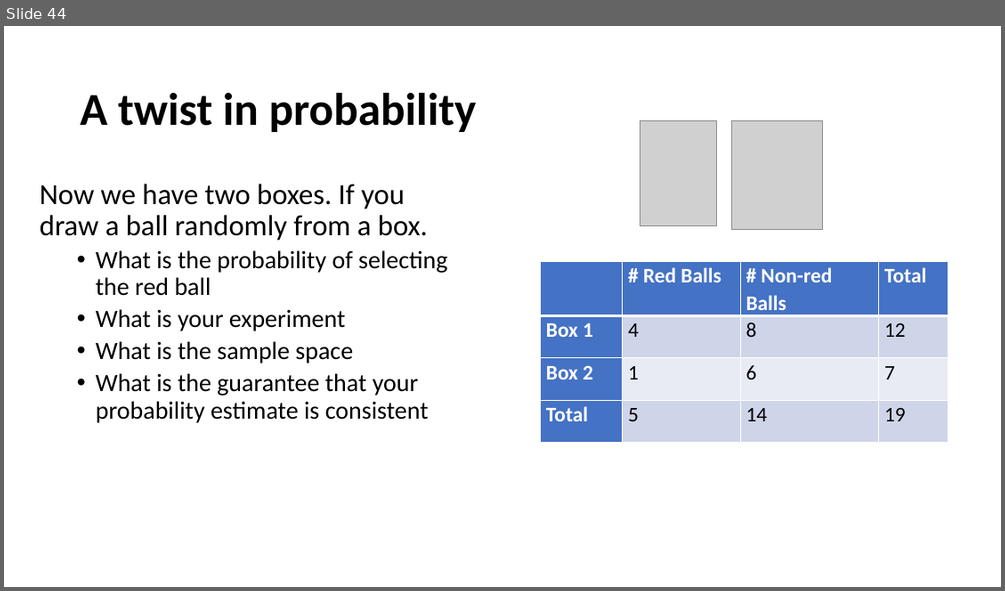
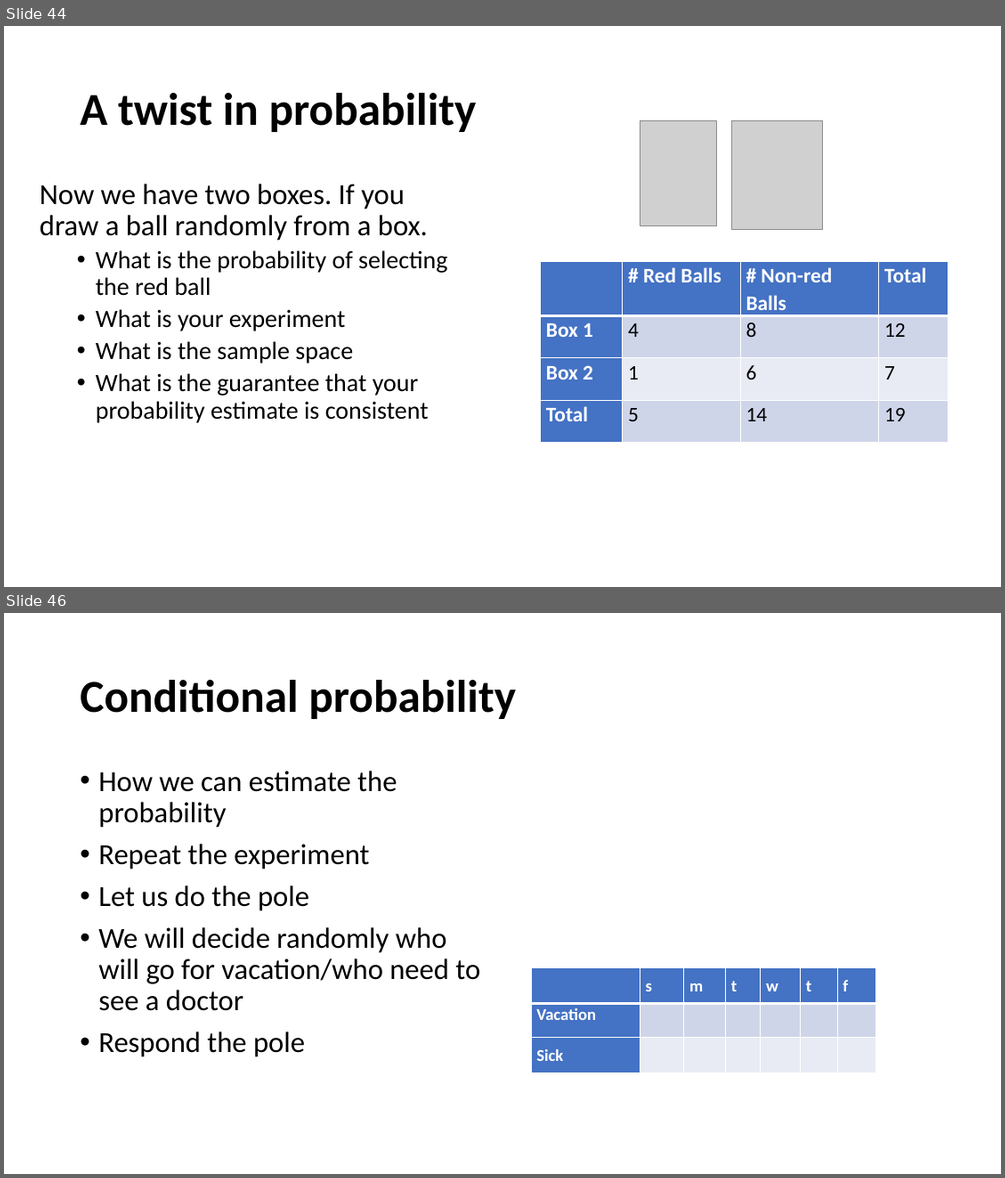
Before and after one commit to yushuf/TeamBeta, a slide deck: Presentation.pptx. Shown one above the other, each under a label of ours: slide 44 before the commit, slides 44 and 46 after it; the slides between them are not shown. The pictures are 1005x591 and 1005x1178 pixels, drawn with LibreOffice and Linux fonts; fonts in the diff are those of the drawing; grey boxes stand for pictures. Boxes give left, top, right and bottom in pixels: in the first picture for what was removed or moved away, otherwise in the second. Text is boxed around its words. In the diff, an @@ line names an element or a change of style, - is before the commit and + after.

```diff
--- a/Presentation.pptx
+++ b/Presentation.pptx
@@ slide 46 added at (4,613,1001,1174), background #FFFFFF @@
@@ title added at (80,680,516,719), 44 pt, text #000000, bold @@
+Conditional probability
@@ text added at (98,771,480,1057), 28 pt, text #000000 @@
+• How we can estimate the probability
+• Repeat the experiment
+• Let us do the pole
+• We will decide randomly who will go for vacation/who need to see a doctor
+• Respond the pole
@@ table added at (531,967,876,1073), 3 rows, 7 columns @@
+ | s | m | t | w | t | f
+Vacation |  |  |  |  |  | 
+Sick |  |  |  |  |  | 
```
Also in this commit, not shown: 1 other slide added.
